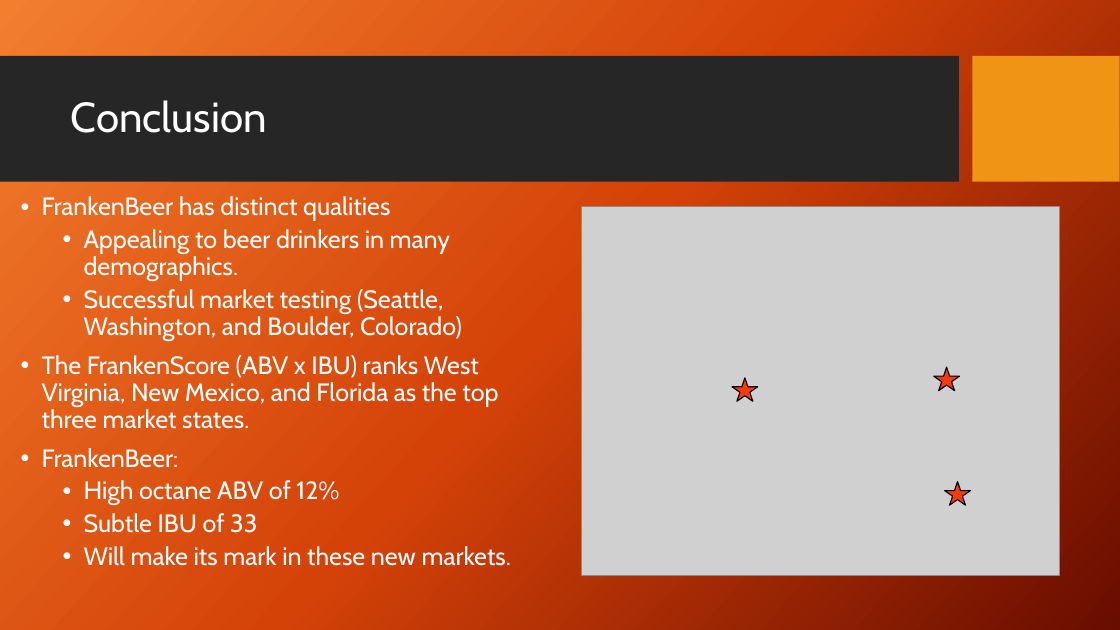
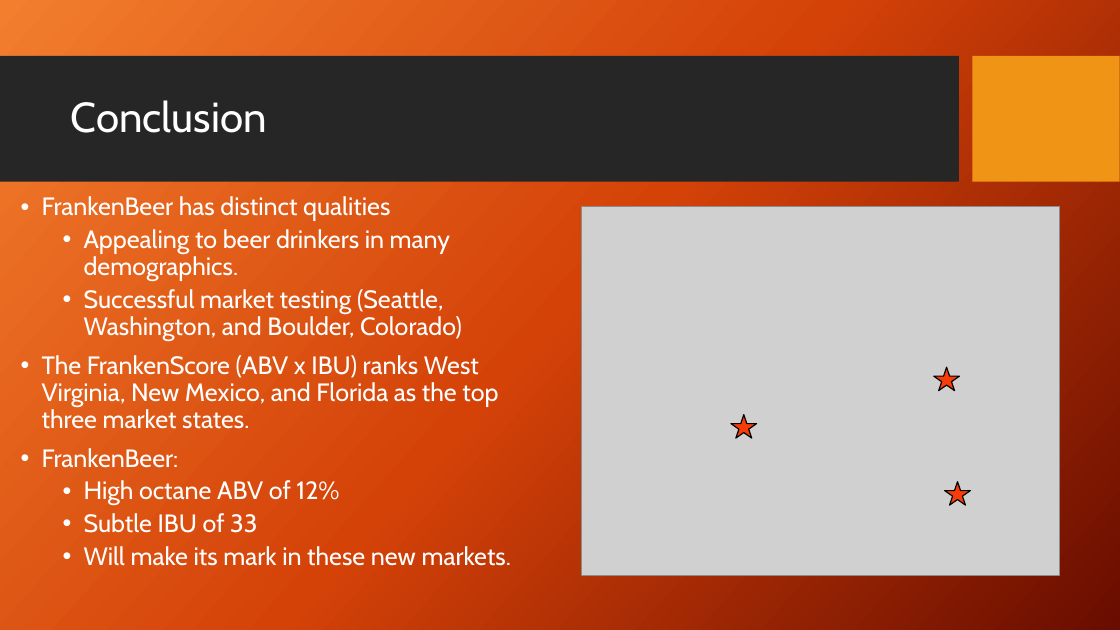
Before and after one commit to nickcellini/DDS-Case-Study-ACQN, a slide deck: slide 9 of Case Study - Project 1 - frankenscore Heber june 25.pptx. Drawn at 1120x630 pixels with LibreOffice and Linux fonts; fonts in the diff are those of the drawing; grey boxes stand for pictures; background and template pictures are left out. Boxes give left, top, right and bottom in pixels: in the first picture for what was removed or moved away, otherwise in the second. Text is boxed around its words. In the diff, an @@ line names an element or a change of style, - is before the commit and + after.

```diff
--- a/Case Study - Project 1 - frankenscore Heber june 25.pptx
+++ b/Case Study - Project 1 - frankenscore Heber june 25.pptx
@@ star moved from (x1=733, y1=378, x2=759, y2=402) to (x1=731, y1=415, x2=757, y2=439) @@
```
